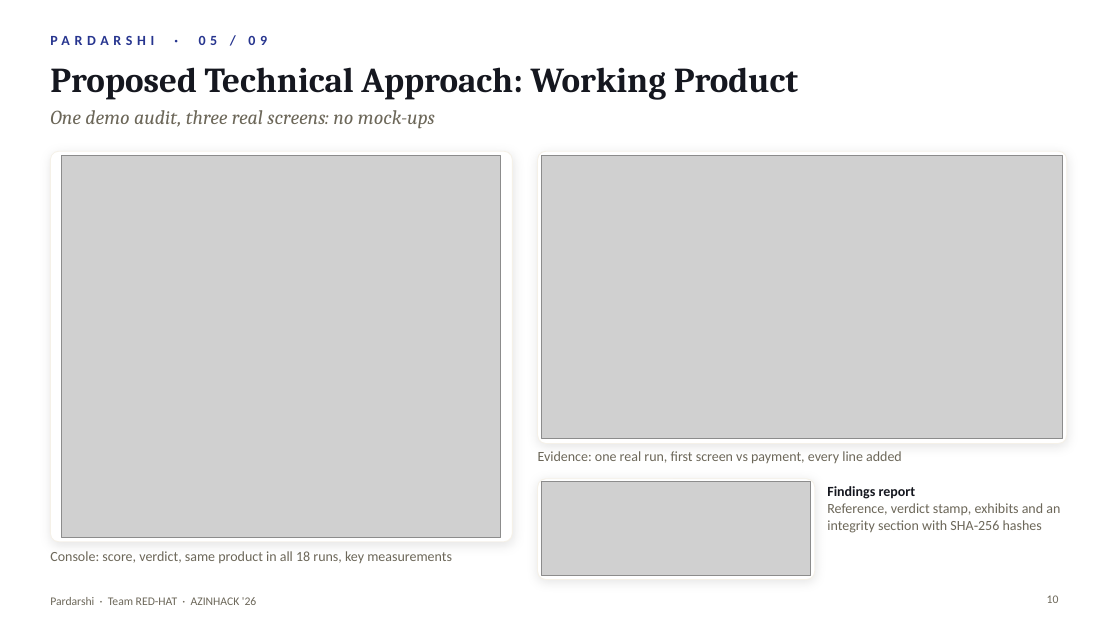
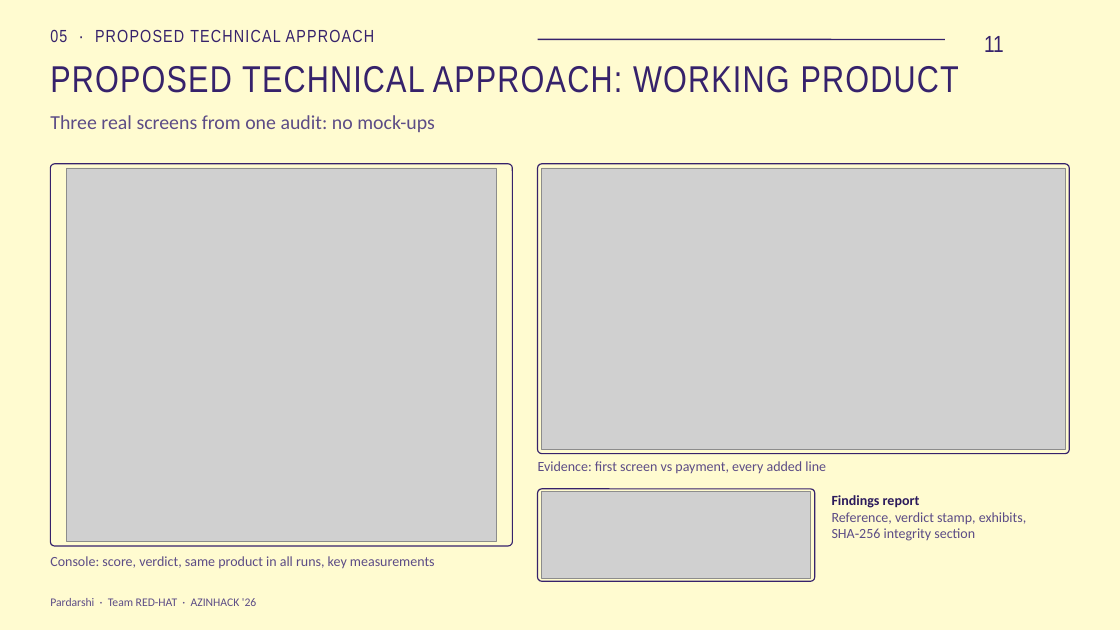
Before and after one commit to mathurojus/Pardarshi, a slide deck: slide 11 of docs/Pardarshi_RED-HAT.pptx (slide 10 before the commit). Drawn at 1120x630 pixels with LibreOffice and Linux fonts; fonts in the diff are those of the drawing; grey boxes stand for pictures; background and template pictures are left out. Boxes give left, top, right and bottom in pixels: in the first picture for what was removed or moved away, otherwise in the second. Text is boxed around its words. In the diff, an @@ line names an element or a change of style, - is before the commit and + after.

```diff
--- a/docs/Pardarshi_RED-HAT.pptx
+++ b/docs/Pardarshi_RED-HAT.pptx
@@ background #FFFFFF to picture (left out) @@
@@ text at [50, 29, 374, 42]: text changed; size 12 to 15 pt; font Calibri to Arial Narrow; text colour #27358F to #36226B; bold off @@
-PARDARSHI · 05 / 09
+05 · PROPOSED TECHNICAL APPROACH
@@ text "05 · PROPOSED TECHNICAL APPROACH" at [50, 29, 374, 42]: vertical alignment middle to top @@
@@ line added from (538, 39) to (945, 39), #36226B 1.25 pt @@
@@ page number added at [984, 36, 1004, 52], 20 pt, text #36226B @@
+11
@@ title at [50, 66, 959, 93]: text changed; size 30 to 32 pt; font Cambria to Arial Narrow; text colour #15171F to #36226B; bold off @@
-Proposed Technical Approach: Working Product
+PROPOSED TECHNICAL APPROACH: WORKING PRODUCT
@@ text at [50, 115, 435, 132]: text changed; font Cambria to Calibri; text colour #6C6759 to #5C4C86; italic off @@
-One demo audit, three real screens: no mock-ups
+Three real screens from one audit: no mock-ups
@@ rounded rectangle: place and size @@
-rounded rectangle at [50, 151, 513, 542]
+rounded rectangle at [50, 164, 513, 546]
@@ picture: place and size @@
-picture at [62, 155, 502, 538]
+picture at [66, 168, 496, 542]
@@ rounded rectangle: place and size @@
-rounded rectangle at [538, 151, 1067, 444]
+rounded rectangle at [538, 164, 1070, 454]
@@ fill #FFFFFF to #FFFBD0; outline #F5F1E8 0.75 pt to #36226B 1 pt; shadow off; proportions changed in 3 elements at [50, 164, 513, 546], [538, 489, 815, 581], [538, 164, 1070, 454] @@
@@ picture: place and size @@
-picture at [542, 155, 1063, 439]
+picture at [542, 168, 1065, 450]
@@ text at [538, 461, 826, 473]: text changed; text colour #6C6759 to #5C4C86 @@
-Evidence: one real run, first screen vs payment, every line added
+Evidence: first screen vs payment, every added line
@@ rounded rectangle: place and size @@
-rounded rectangle at [538, 479, 815, 580]
+rounded rectangle at [538, 489, 815, 581]
@@ picture: place and size @@
-picture at [542, 481, 811, 576]
+picture at [542, 492, 811, 579]
@@ text at [832, 495, 920, 508]: text colour #15171F to #2B1A5C in "Findings report" @@
@@ text "Findings report": place and size @@
-text "Findings report" at [827, 486, 1060, 533]
+text "Findings report" at [832, 495, 1027, 541]
@@ text at [832, 512, 1027, 541]: text changed; text colour #6C6759 to #5C4C86 @@
-Reference, verdict stamp, exhibits and an integrity section with SHA‑256 hashes
+Reference, verdict stamp, exhibits, SHA‑256 integrity section
@@ text at [50, 556, 435, 569]: text changed; text colour #6C6759 to #5C4C86 @@
-Console: score, verdict, same product in all 18 runs, key measurements
+Console: score, verdict, same product in all runs, key measurements
@@ text "Pardarshi · Team RED-HAT · ..." at [50, 598, 256, 606]: text colour #6C6759 to #5C4C86 @@
@@ page number removed at [1047, 595, 1059, 603] @@
-10
```
Also in this commit, not shown: 15 other slides changed, 2 slides added, 21 other files.
